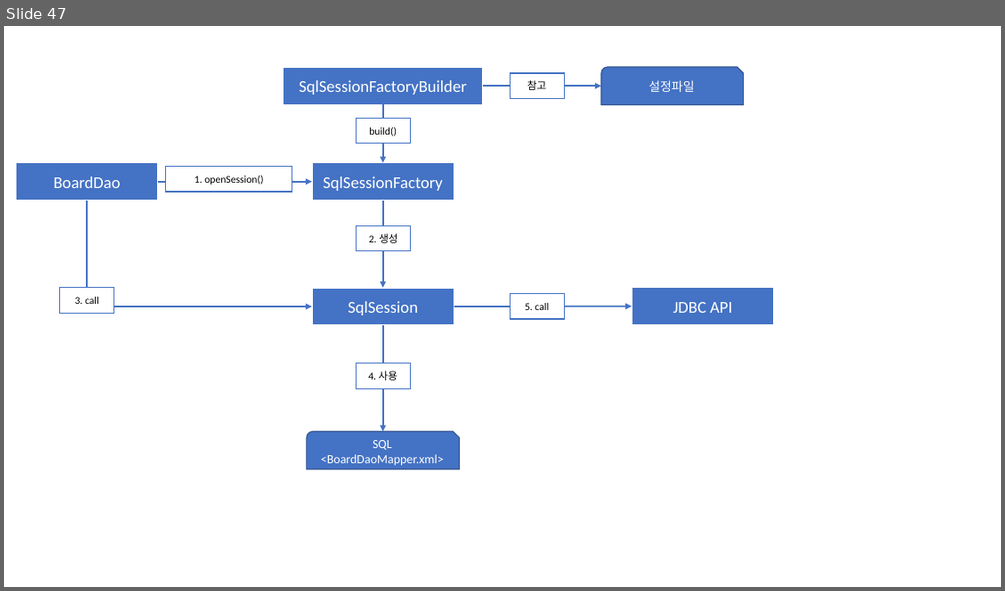
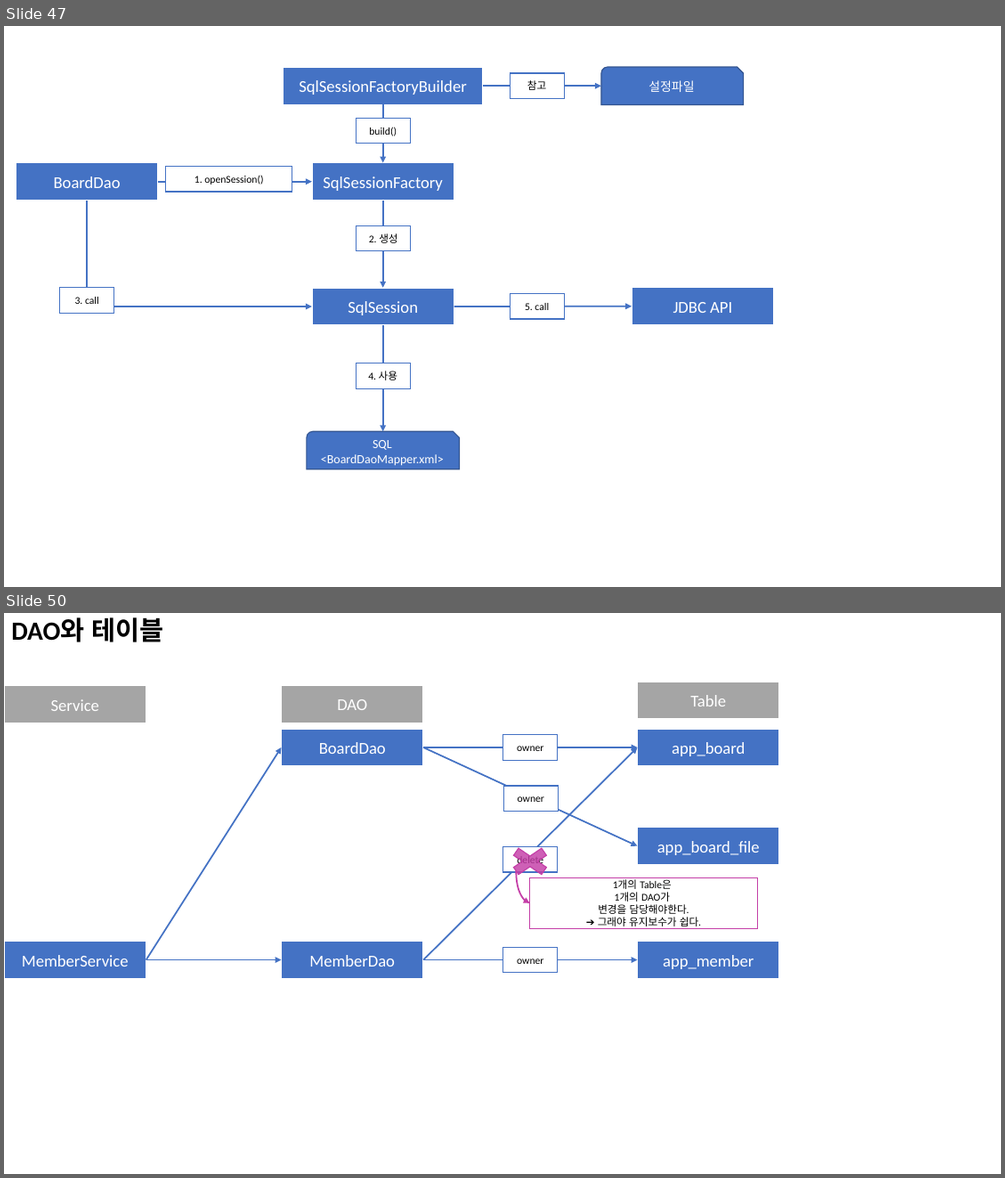
Before and after one commit to Dingadung/2022-study-workspace, a slide deck: study-note/자바/2022-10-11 내용정리.pptx. Shown one above the other, each under a label of ours: slide 47 before the commit, slides 47 and 50 after it; the slides between them are not shown. The pictures are 1005x591 and 1005x1178 pixels, drawn with LibreOffice and Linux fonts; fonts in the diff are those of the drawing. Boxes give left, top, right and bottom in pixels: in the first picture for what was removed or moved away, otherwise in the second. Text is boxed around its words. In the diff, an @@ line names an element or a change of style, - is before the commit and + after.

```diff
--- a/study-note/자바/2022-10-11 내용정리.pptx
+++ b/study-note/자바/2022-10-11 내용정리.pptx
@@ slide 50 added at [4, 613, 1001, 1174], background #FFFFFF @@
@@ title added at [11, 617, 164, 642], 25.2 pt, text #000000, bold @@
+DAO와 테이블
@@ rectangle added at [4, 686, 146, 723], fill #A5A5A5, outline #FFFFFF 1.5 pt, 16 pt, text #FFFFFF @@
+Service
@@ rectangle added at [282, 686, 423, 723], fill #A5A5A5, outline #FFFFFF 1.5 pt, 16 pt, text #FFFFFF @@
+DAO
@@ rectangle added at [638, 681, 779, 719], fill #A5A5A5, outline #FFFFFF 1.5 pt, 16 pt, text #FFFFFF @@
+Table
@@ rectangle added at [282, 728, 423, 766], fill #4472C4, outline #FFFFFF 1.5 pt, 16 pt, text #FFFFFF @@
+BoardDao
@@ rectangle added at [503, 735, 558, 761], fill #FFFFFF, outline #4472C4 1 pt, 10 pt, text #000000 @@
+owner
@@ rectangle added at [638, 728, 779, 766], fill #4472C4, outline #FFFFFF 1.5 pt, 16 pt, text #FFFFFF @@
+app_board
@@ arrow added from (146, 960) to (282, 747), #4472C4 1.5 pt @@
@@ arrow added from (423, 747) to (638, 747), #4472C4 1.5 pt @@
@@ arrow added from (423, 747) to (638, 846), #4472C4 1.5 pt @@
@@ arrow added from (423, 960) to (638, 747), #4472C4 1.5 pt @@
@@ rectangle added at [503, 786, 558, 811], fill #FFFFFF, outline #4472C4 1 pt, 10 pt, text #000000 @@
+owner
@@ rectangle added at [503, 846, 558, 872], fill #FFFFFF, outline #4472C4 1 pt, 10 pt, text #000000 @@
+delete
@@ cross added at [503, 843, 558, 879], fill #C43EA7 at 82% opacity, outline #C43EA7 1 pt @@
@@ rectangle added at [638, 827, 779, 865], fill #4472C4, outline #FFFFFF 1.5 pt, 16 pt, text #FFFFFF @@
+app_board_file
@@ curved arrow added from (517, 871) to (530, 903), #C43EA7 1.5 pt @@
@@ rectangle added at [530, 877, 757, 929], fill #FFFFFF, outline #C43EA7 1 pt, 10 pt, text #000000 @@
+1개의 Table은
+1개의 DAO가
+변경을 담당해야한다.
+➔ 그래야 유지보수가 쉽다.
@@ rectangle added at [4, 941, 146, 979], fill #4472C4, outline #FFFFFF 1.5 pt, 16 pt, text #FFFFFF @@
+MemberService
@@ rectangle added at [282, 941, 423, 979], fill #4472C4, outline #FFFFFF 1.5 pt, 16 pt, text #FFFFFF @@
+MemberDao
@@ rectangle added at [503, 948, 558, 973], fill #FFFFFF, outline #4472C4 1 pt, 10 pt, text #000000 @@
+owner
@@ rectangle added at [638, 941, 779, 979], fill #4472C4, outline #FFFFFF 1.5 pt, 16 pt, text #FFFFFF @@
+app_member
@@ arrow added from (146, 960) to (282, 960), #4472C4 1.5 pt @@
@@ arrow added from (423, 960) to (638, 960), #4472C4 1.5 pt @@
```
Also in this commit, not shown: 2 other slides added, 10 other files.
